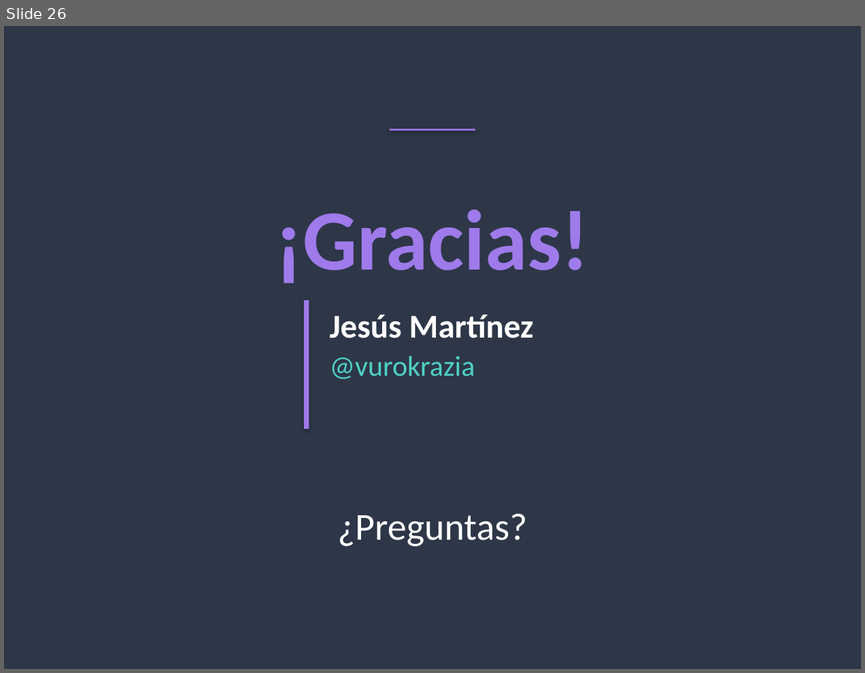
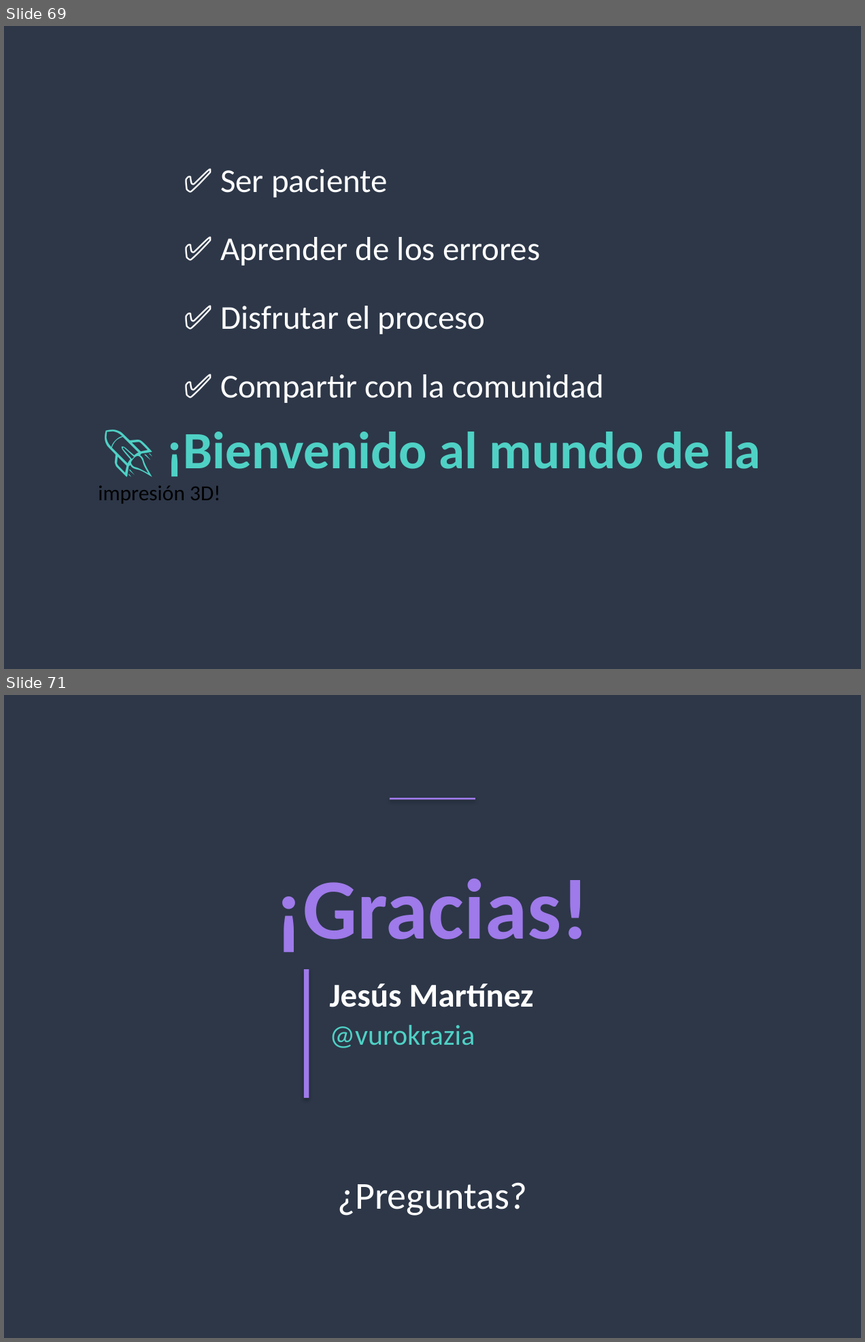
Before and after one commit to vurokrazia/vurokrazia, a slide deck: presentacion/Impresion3D_Vurokrazia_Completa.pptx. Shown one above the other, each under a label of ours: slide 26 before the commit, slides 69 and 71 after it; the slides between them are not shown. The pictures are 865x673 and 865x1342 pixels, drawn with LibreOffice and Linux fonts; fonts in the diff are those of the drawing. Boxes give left, top, right and bottom in pixels: in the first picture for what was removed or moved away, otherwise in the second. Text is boxed around its words. In the diff, an @@ line names an element or a change of style, - is before the commit and + after.

```diff
--- a/presentacion/Impresion3D_Vurokrazia_Completa.pptx
+++ b/presentacion/Impresion3D_Vurokrazia_Completa.pptx
@@ slide 69 added at bbox=[4, 26, 861, 669], background #2D3748 @@
@@ text added at bbox=[220, 169, 388, 197], 28 pt, text #FFFFFF @@
+✅ Ser paciente
@@ text added at bbox=[220, 237, 540, 265], 28 pt, text #FFFFFF @@
+✅ Aprender de los errores
@@ text added at bbox=[220, 305, 485, 334], 28 pt, text #FFFFFF @@
+✅ Disfrutar el proceso
@@ text added at bbox=[220, 374, 604, 403], 28 pt, text #FFFFFF @@
+✅ Compartir con la comunidad
@@ text added at bbox=[98, 431, 761, 503], 44 pt, text #4FD1C5, bold @@
+🚀 ¡Bienvenido al mundo de la
+impresión 3D!
@@ what was slide 26 is now slide 71 @@
```
Also in this commit, not shown: 44 other slides added.
